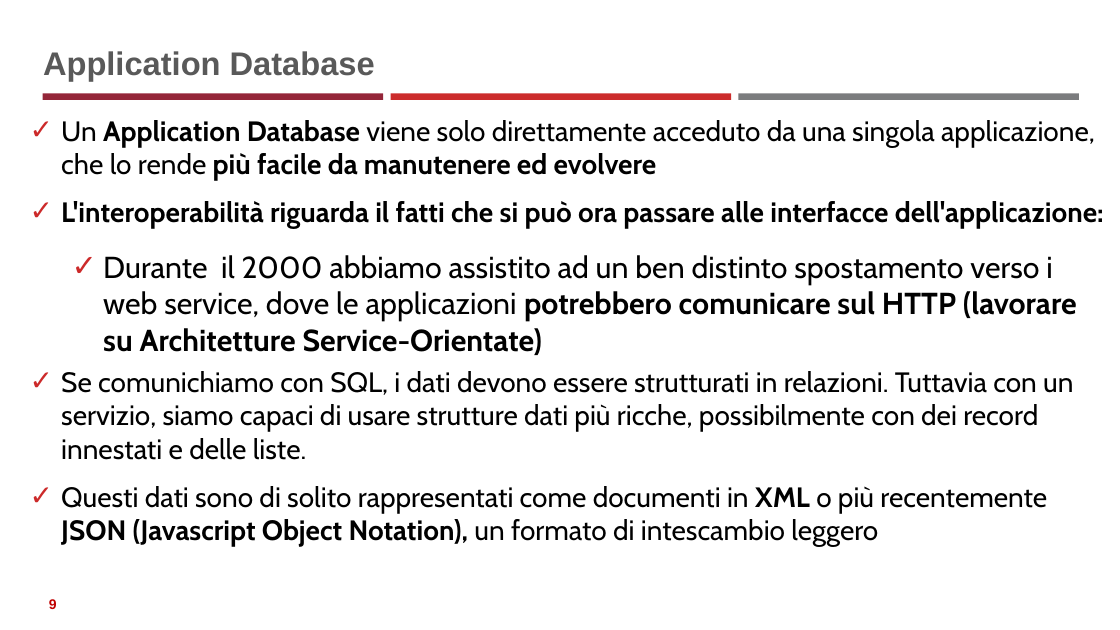
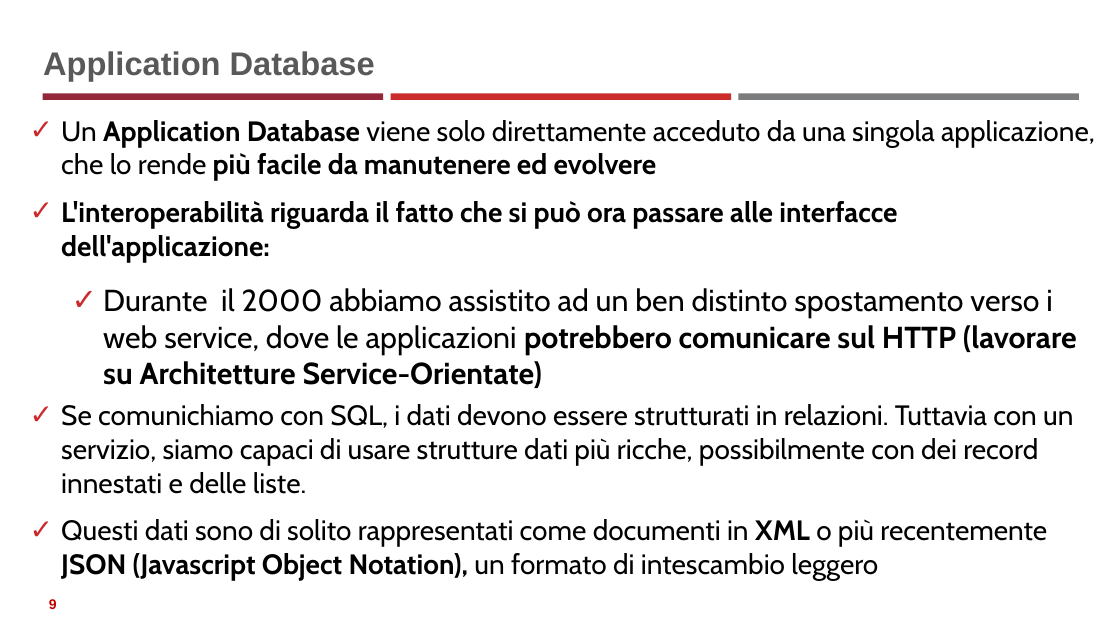
Before and after one commit to neural1977/data_science_interview_material, a slide deck: slide 9 of AggregateDB_ita.pptx. Drawn at 1120x630 pixels with LibreOffice and Linux fonts; fonts in the diff are those of the drawing. Boxes give left, top, right and bottom in pixels: in the first picture for what was removed or moved away, otherwise in the second. Text is boxed around its words. In the diff, an @@ line names an element or a change of style, - is before the commit and + after.

```diff
--- a/AggregateDB_ita.pptx
+++ b/AggregateDB_ita.pptx
@@ text at bbox=[61, 201, 897, 262]: text changed @@
-✓ L'interoperabilità riguarda il fatti che si può ora passare alle interfacce dell'applicazione:
+✓ L'interoperabilità riguarda il fatto che si può ora passare alle interfacce dell'applicazione:
```
Also in this commit, not shown: 6 other slides changed, 9 other files.
